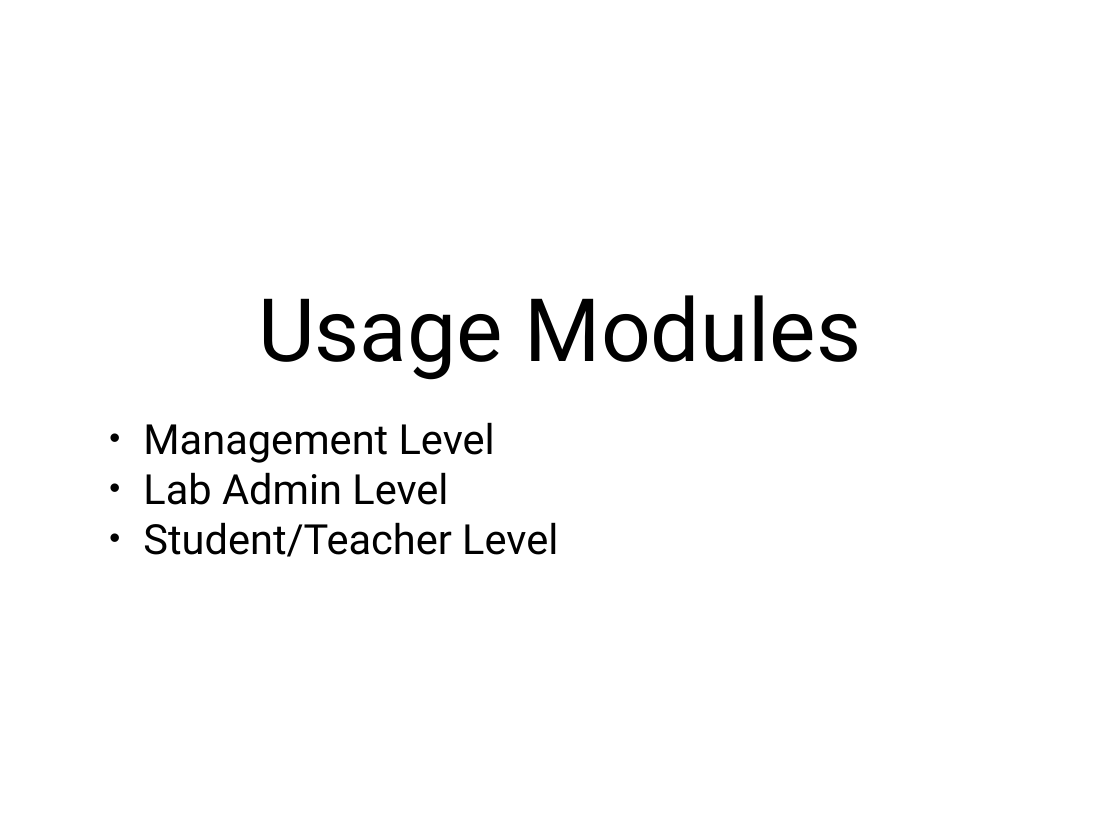
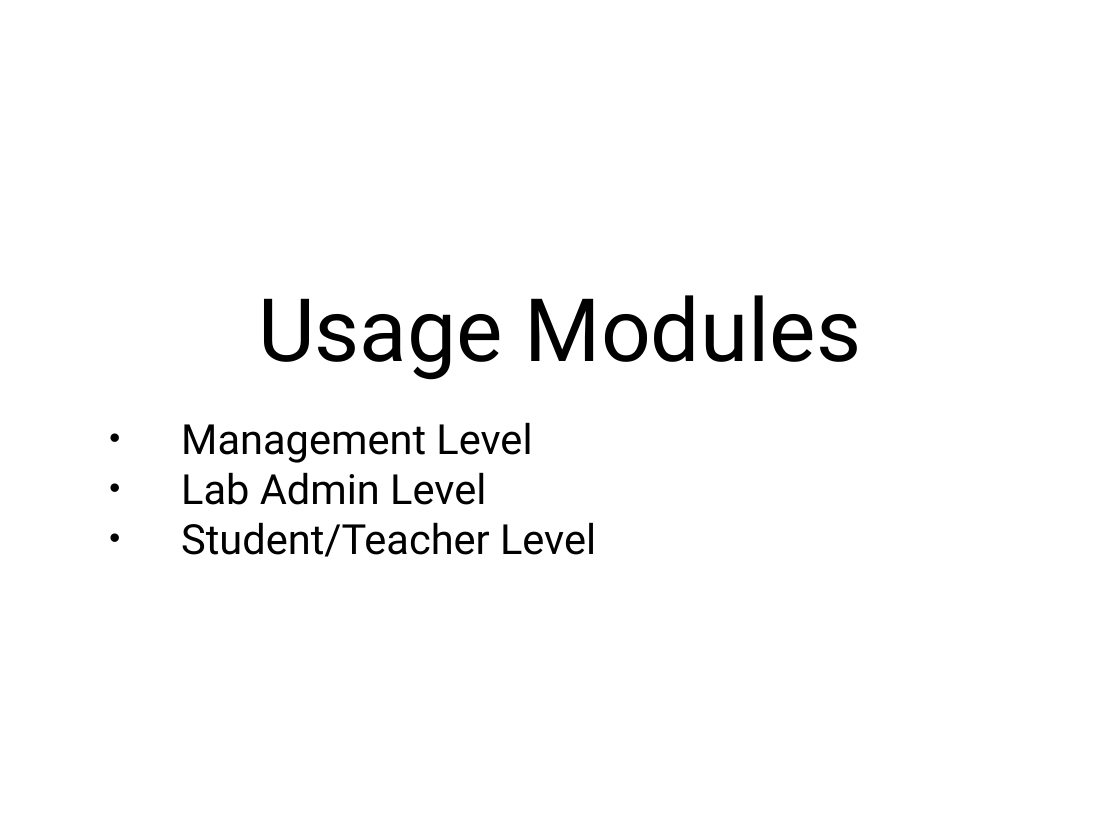
Before and after one commit to SanketSKasar/VJTI-DBA-Project, a slide deck: slide 3 of ProjectDetails/Presentation.pptx. Drawn at 1120x840 pixels with LibreOffice and Linux fonts; fonts in the diff are those of the drawing. Boxes give left, top, right and bottom in pixels: in the first picture for what was removed or moved away, otherwise in the second. Text is boxed around its words. In the diff, an @@ line names an element or a change of style, - is before the commit and + after.

```diff
--- a/ProjectDetails/Presentation.pptx
+++ b/ProjectDetails/Presentation.pptx
@@ text "Management Level" at bbox=[181, 422, 596, 557]: indent changed @@
```
Also in this commit, not shown: 12 other slides changed, 10 slides added, 2 slides removed, 1 other file.
